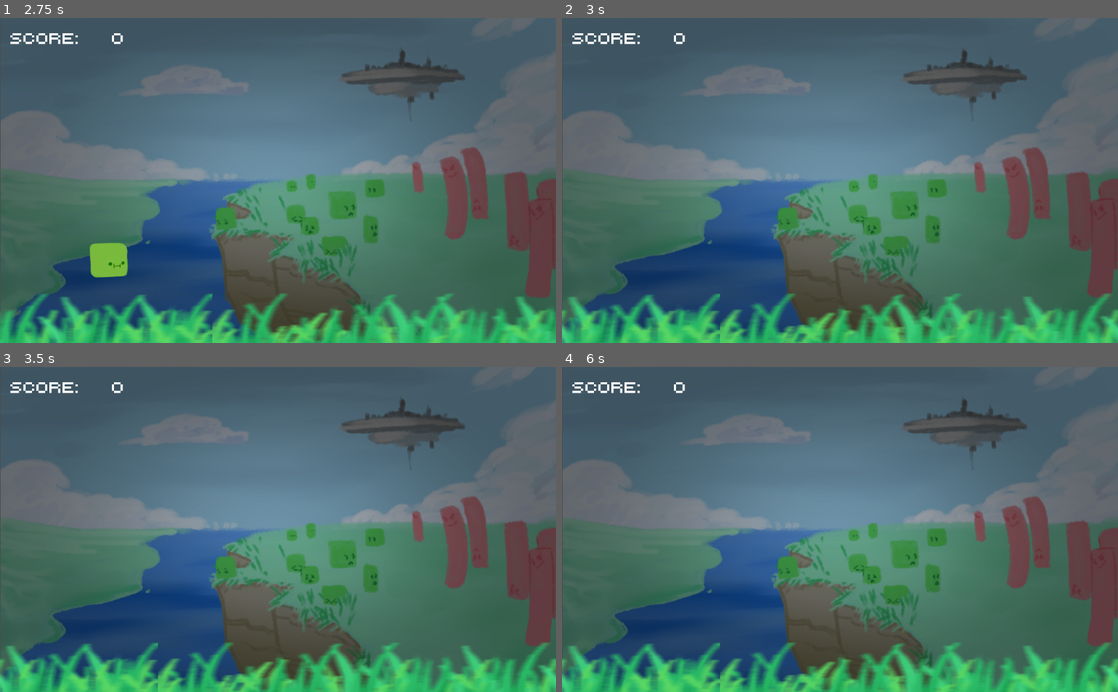
Above: before the commit, frames 1-4 (two rows, left to right).
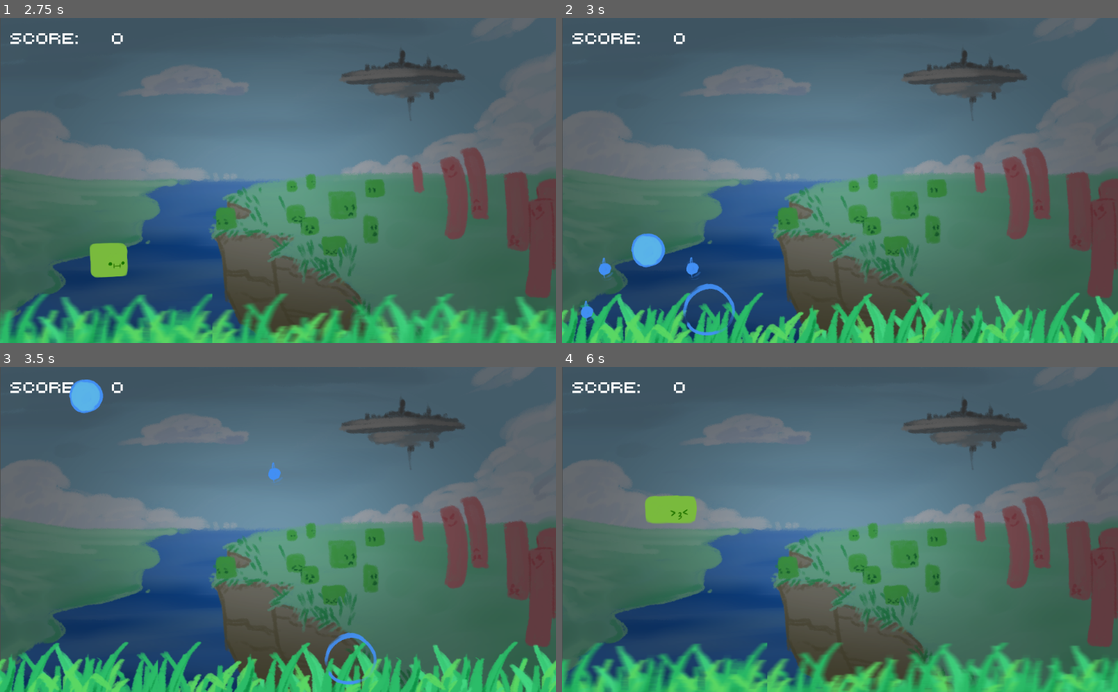
Above: after the commit, the same moments.

Repository: CoryParsnipson/bouncy-block
Game: Godot game, scene res://Main.tscn
The game is run twice, just before and just after one commit, with the same random seed, the same clock (stepped at 60 frames per second) and the same inputs.
Inputs:
- Up to frame 1 (2.75 s): tap Space (ui_select) at 0.5, 1.55 s; hold Space (ui_select) 0.53-1.28 s; tap Enter (ui_accept) at 0.77, 0.8, 1.07, 1.35, 1.52, 1.82, 2.3 s; hold Space (ui_select) from 2.03 s (still down)
- Up to frame 2 (3 s): release Space (ui_select) at 2.78 s; tap Space (ui_select) at 2.85 s
- Up to frame 3 (3.5 s): tap Enter (ui_accept) at 3.02, 3.32 s
- Up to frame 4 (6 s): hold Enter (ui_accept) 3.53-4.28 s; tap Space (ui_select) at 4.35 s; tap Enter (ui_accept) at 4.52, 4.82, 5.3, 5.85 s; hold Space (ui_select) 5.03-5.78 s

Frame 1 is identical in both runs. In frame 2, 9.5% of the frame differs, in the area x 0-100%, y 66-100%; in frame 3, 9.3%; in frame 4, 9.2%.
Error before the commit: Attempt to call function 'play' in base 'null instance' on a null instance. (res://Main.gd:110)

Commit message:
Whoops, remove non-existent background music.

Diff:
--- a/Main.gd
+++ b/Main.gd
@@ -107,8 +107,6 @@
 	$Foreground/Foreground1.texture = load("res://sprite/foreground.png")
 	$Foreground/Foreground2.texture = load("res://sprite/foreground.png")
 
-	$BackgroundMusic.play(0)
-
 	$BarrierTimer.start()
 
 
@@ -119,8 +117,6 @@
 	$Player.disable_input = true
 	$Player.visible = false
 	$BarrierTimer.stop()
-
-	$BackgroundMusic.stop()
 
 	$DeathStartTimer.start();
 	$GameOverTimer.start();
